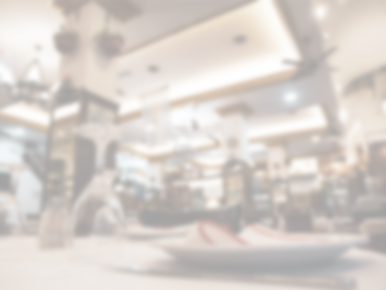
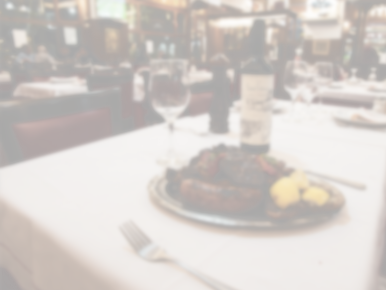
Revision of a layered 386×290 image; what changed, layer by layer:
added layer "Capa 3" above "Capa 2" over [0, 0, 386, 290]
